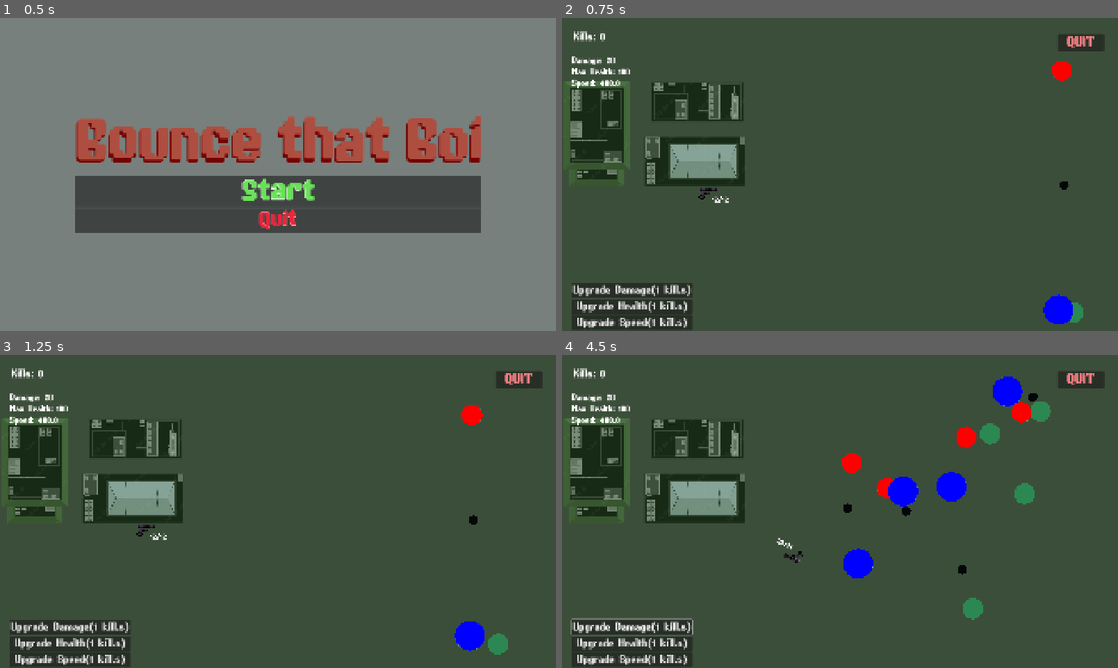
Above: before the commit, frames 1-4 (two rows, left to right).
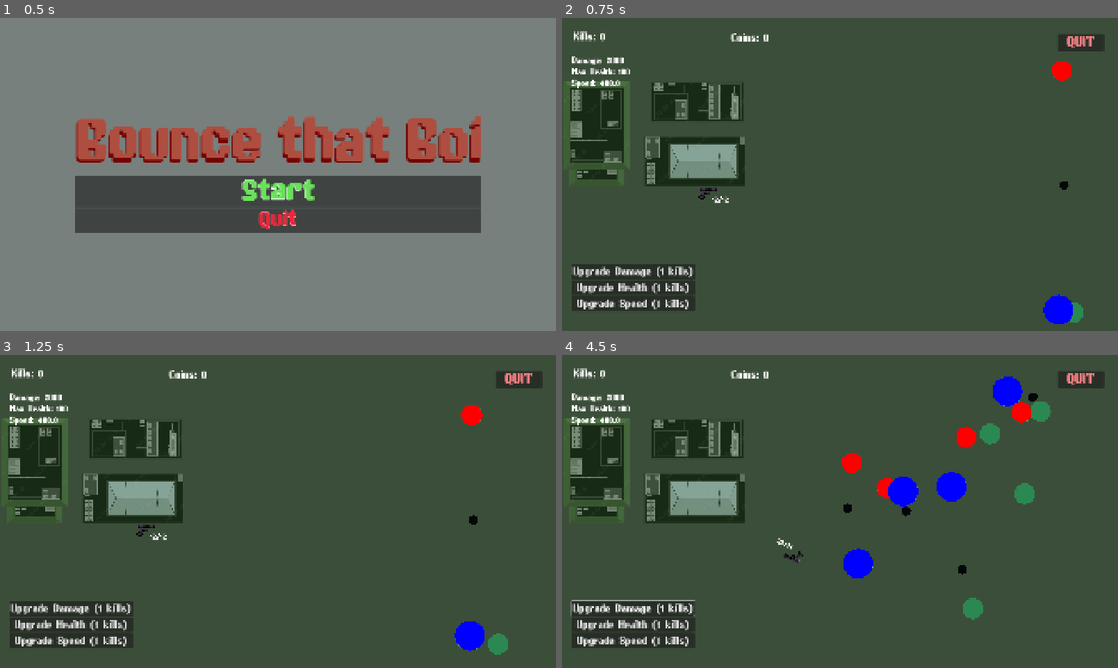
Above: after the commit, the same moments.

Repository: leo434472-oss/godot-game
Game: Godot game, scene res://main_menu.tscn
The game is run twice, just before and just after one commit, with the same random seed, the same clock (stepped at 60 frames per second) and the same inputs.
Inputs (mouse positions are in pixels of both pictures, inside the frame that each line leads up to):
- Up to frame 1 (0.5 s): no input
- Up to frame 2 (0.75 s): click "Start" at 0.5 s
- Up to frame 3 (1.25 s): no input
- Up to frame 4 (4.5 s): click "Upgrade Damage(1 kill.s)" (after the commit: "Upgrade Damage (1 kills)") at 1.25 s; click "Upgrade Health(1 kill.s)" (after the commit: "Upgrade Health (1 kills)") at 2 s; click "Upgrade Speed(1 kill.s)" (after the commit: "Upgrade Speed (1 kills)") at 2.75 s; move the mouse to (962, 495) at 3.52 s; press the mouse at (962, 495) at 3.53 s; hold Right (ui_right) 3.53-4.28 s; move the mouse to (728, 527) at 4.27 s; release the mouse at (728, 527) at 4.28 s; hold Down (ui_down) from 4.28 s (still down); click (728, 527) at 4.35 s

Frame 1 is identical in both runs. In frame 2, 3.5% of the frame differs, in the area x 1-38%, y 4-100%; in frame 3, 3.5%; in frame 4, 3.7%, in the area x 1-44%, y 4-100%.

Commit message:
ffff

Diff:
--- a/Stats.gd
+++ b/Stats.gd
@@ -1,7 +1,7 @@
 extends Node
 
 var speed: float = 400.0
-var damage: int = 20
+var damage: int = 2000
 var max_health: int = 100
 
 # Called when the node enters the scene tree for the first time.
--- a/level.gd
+++ b/level.gd
@@ -2,6 +2,8 @@
 
 const GUN_PLAYER_SCENE: PackedScene = preload("res://player.tscn")
 var kill_count: int = 0
+var total_kills = 0
+@onready var coins: Label = $UI/Coins
 @onready var kill_label: Label = $UI/KillCount
 @onready var countdown: Label = $UI/Countdown
 @onready var countdown_time: Timer = $UI/Timer2
@@ -21,15 +23,51 @@
 @onready var speed_price: Button = $UI/UpgradeButtons/SpeedUp
 
 func update_upgrade_price():
-	health_price.text = "Upgrade Health" + '(' + str(HealthUpPrice) + ' kill.s' + ')'
-	damage_price.text = "Upgrade Damage" + '(' + str(DamageUpPrice) + ' kill.s' + ')'
-	speed_price.text = "Upgrade Speed" + '(' + str(SpeedUpPrice) + ' kill.s' + ')'
+	health_price.text = "Upgrade Health (%d kills)" % HealthUpPrice
+	damage_price.text = "Upgrade Damage (%d kills)" % DamageUpPrice
+	speed_price.text = "Upgrade Speed (%d kills)" % SpeedUpPrice
 
 func update_ui() -> void:
 	damage_label.text = "Damage: " + str(Stats.damage)
 	health_label.text = "Max Health: " + str(Stats.max_health)
 	speed_label.text = "Speed: " + str(Stats.speed)
+	coins.text = "Coins: " + str(total_kills)
 
+func upgrade_damage():
+	if total_kills >= DamageUpPrice:
+		total_kills -= DamageUpPrice
+		Stats.damage += 20
+		DamageUpPrice += 1 # Scale price up so it gets harder next time!
+		update_ui()
+		update_upgrade_price()
+	else:
+		damage_price.text = 'INSUFFICIENT!'
+		await get_tree().create_timer(0.5).timeout
+		update_upgrade_price()
+
+func upgrade_health():
+	if total_kills >= HealthUpPrice:
+		total_kills -= HealthUpPrice
+		Stats.max_health += 20
+		HealthUpPrice += 1 # Scale price up
+		update_ui()
+		update_upgrade_price()
+	else:
+		health_price.text = 'INSUFFICIENT!'
+		await get_tree().create_timer(0.5).timeout
+		update_upgrade_price()
+
+func upgrade_speed():
+	if total_kills >= SpeedUpPrice:
+		total_kills -= SpeedUpPrice
+		Stats.speed += 20
+		SpeedUpPrice += 1 # Scale price up
+		update_ui()
+		update_upgrade_price()
+	else:
+		speed_price.text = 'INSUFFICIENT!'
+		await get_tree().create_timer(0.5).timeout
+		update_upgrade_price()
 
 func spawn_player(spawn_position: Vector2) -> void:
 	var player = GUN_PLAYER_SCENE.instantiate()
@@ -38,6 +76,7 @@
 
 func _ready() -> void:
 	update_ui()
+	update_upgrade_price()
 
 	kill_label.text = "Kills: 0"
 	Events.died.connect(_killcount)
@@ -50,7 +89,6 @@
 	return str(seconds)
 
 func _process(_delta: float) -> void:
-	update_upgrade_price()
 	if countdown and countdown_time:
 		countdown.text = _countdown()
 
@@ -78,7 +116,18 @@
 
 func _killcount():
 	kill_count += 1
+	total_kills += 1
+	update_ui()
 	kill_label.text = "Kills: " + str(kill_count)
 
 func _on_button_pressed() -> void:
 	get_tree().quit()
+
+func _on_damage_up_pressed() -> void:
+	upgrade_damage()
+
+func _on_health_up_pressed() -> void:
+	upgrade_health()
+
+func _on_speed_up_pressed() -> void:
+	upgrade_speed()
--- a/level.tscn
+++ b/level.tscn
@@ -76,9 +76,9 @@
 [node name="UpgradeButtons" type="VBoxContainer" parent="UI" unique_id=1278066420]
 layout_mode = 0
 offset_left = 34.0
-offset_top = 913.0
+offset_top = 849.0
 offset_right = 334.0
-offset_bottom = 992.0
+offset_bottom = 928.0
 
 [node name="DamageUp" type="Button" parent="UI/UpgradeButtons" unique_id=1451287550]
 layout_mode = 2
@@ -158,6 +158,20 @@
 theme_override_fonts/font = ExtResource("2_0b4ue")
 theme_override_font_sizes/font_size = 50
 
+[node name="Coins" type="Label" parent="UI" unique_id=770319665]
+layout_mode = 1
+anchors_preset = -1
+anchor_left = 10.281
+anchor_top = 1.0
+anchor_right = 14.837001
+anchor_bottom = 3.3400002
+offset_left = 172.76001
+offset_top = 7.0
+offset_right = 250.51996
+offset_bottom = 64.399994
+theme_override_fonts/font = ExtResource("2_0b4ue")
+theme_override_font_sizes/font_size = 50
+
 [node name="StaticBody2D" type="StaticBody2D" parent="." unique_id=51093097]
 rotation = -1.5707964
 collision_layer = 3
@@ -181,5 +195,8 @@
 shape = SubResource("RectangleShape2D_ojleq")
 
 [connection signal="timeout" from="Timer" to="." method="_on_timer_timeout"]
+[connection signal="pressed" from="UI/UpgradeButtons/DamageUp" to="." method="_on_damage_up_pressed"]
+[connection signal="pressed" from="UI/UpgradeButtons/HealthUp" to="." method="_on_health_up_pressed"]
+[connection signal="pressed" from="UI/UpgradeButtons/SpeedUp" to="." method="_on_speed_up_pressed"]
 [connection signal="timeout" from="UI/Timer2" to="." method="_on_timer_2_timeout"]
 [connection signal="pressed" from="UI/quit_button" to="." method="_on_button_pressed"]
--- a/project.godot
+++ b/project.godot
@@ -72,6 +72,11 @@
 , Object(InputEventKey,"resource_local_to_scene":false,"resource_name":"","device":-1,"window_id":0,"alt_pressed":false …(182 unchanged characters)…
 ]
 }
+reload={
+"deadzone": 0.2,
+"events": [Object(InputEventKey,"resource_local_to_scene":false,"resource_name":"","device":-1,"window_id":0,"alt_pressed":false,"shift_pressed":false,"ctrl_pressed":false,"meta_pressed":false,"pressed":false,"keycode":0,"physical_keycode":82,"key_label":0,"unicode":114,"location":0,"echo":false,"script":null)
+]
+}
 
 [physics]
 
